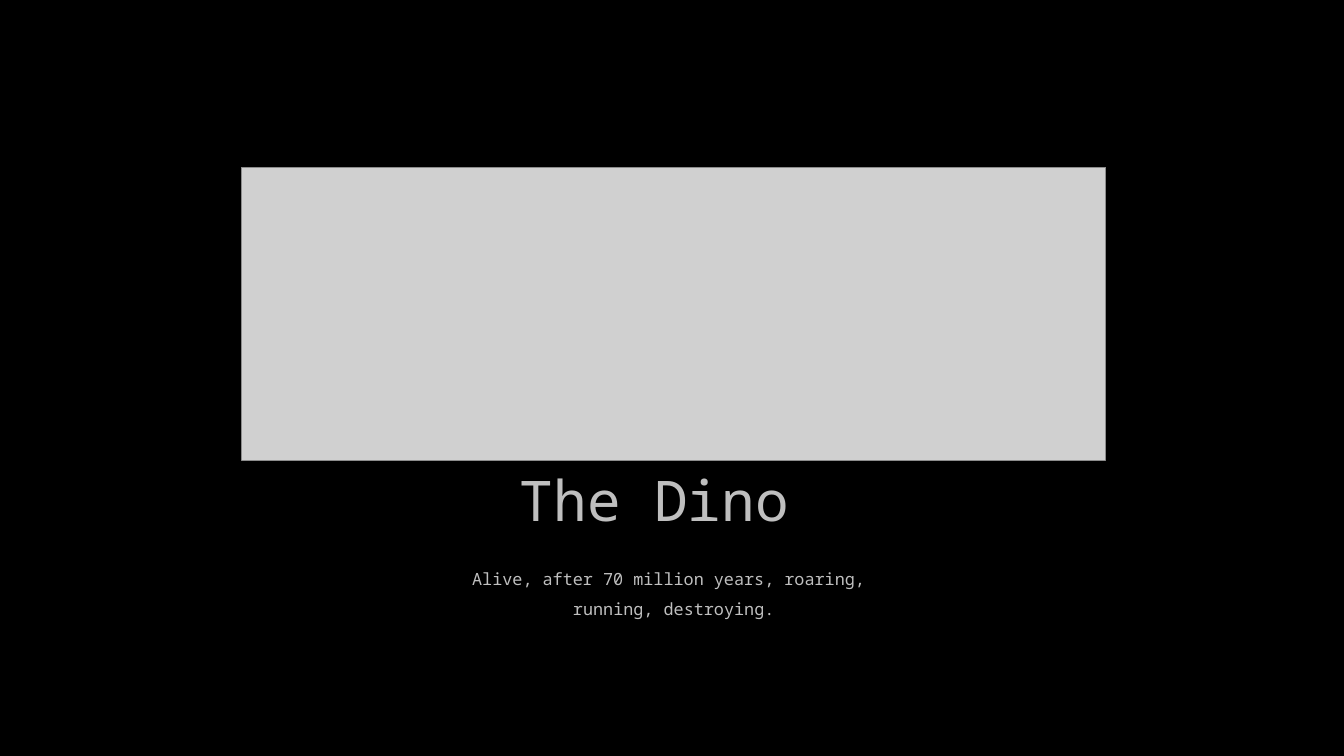
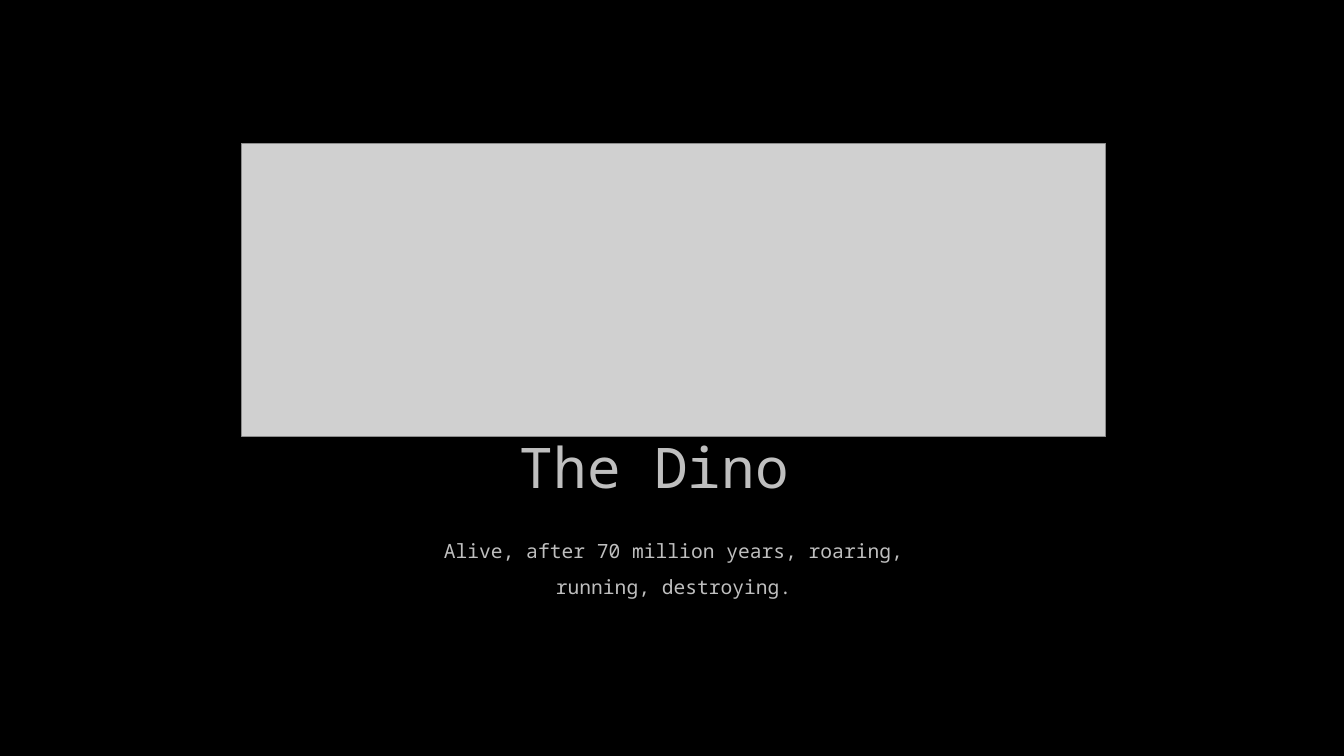
Before and after one commit to 257helloWorld/DinoGame, a slide deck: slide 1 of DInoGame.pptx. Drawn at 1344x756 pixels with LibreOffice and Linux fonts; fonts in the diff are those of the drawing; grey boxes stand for pictures. Boxes give left, top, right and bottom in pixels: in the first picture for what was removed or moved away, otherwise in the second. Text is boxed around its words. In the diff, an @@ line names an element or a change of style, - is before the commit and + after.

```diff
--- a/DInoGame.pptx
+++ b/DInoGame.pptx
@@ picture: place and size @@
-picture at (242,167,1106,461)
+picture at (242,143,1106,437)
@@ text "The Dino" rewrapped from (520,478,788,522) to (520,436,788,489) @@
@@ text "Alive, after 70 million years, ...": place and size @@
-text "Alive, after 70 million years, ..." at (472,572,865,619)
+text "Alive, after 70 million years, ..." at (444,543,903,599)
@@ text "Alive, after 70 million years, ..." at (444,543,903,599): size 12 to 14 pt @@
```
Also in this commit, not shown: 2 other slides changed.
